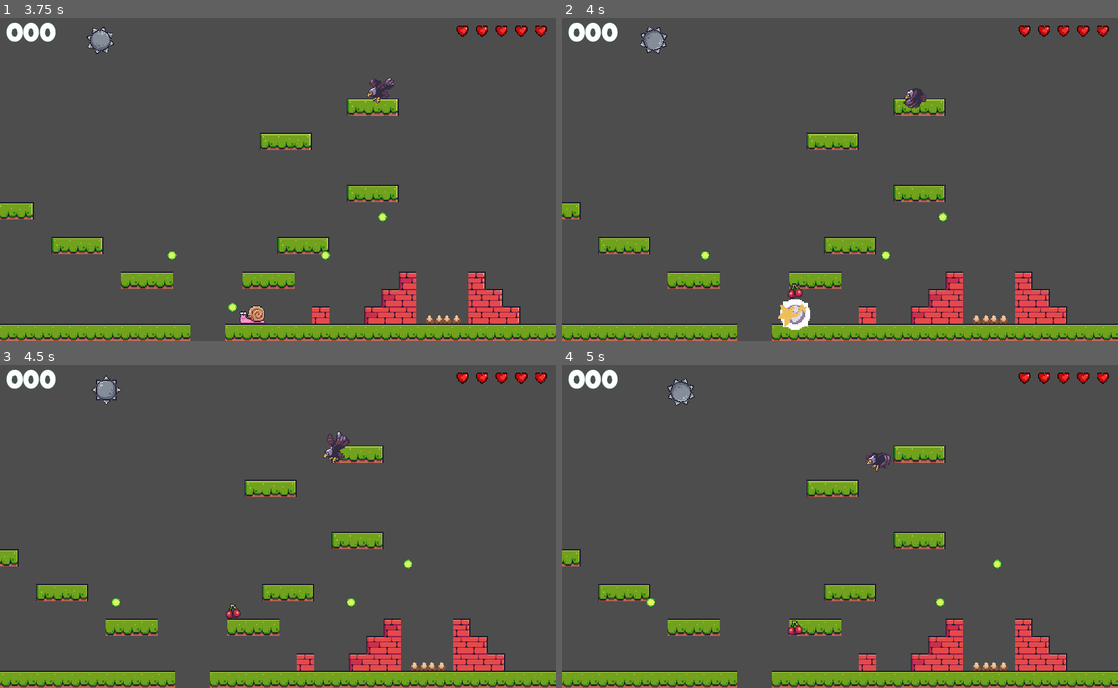
Above: before the commit, frames 1-4 (two rows, left to right).
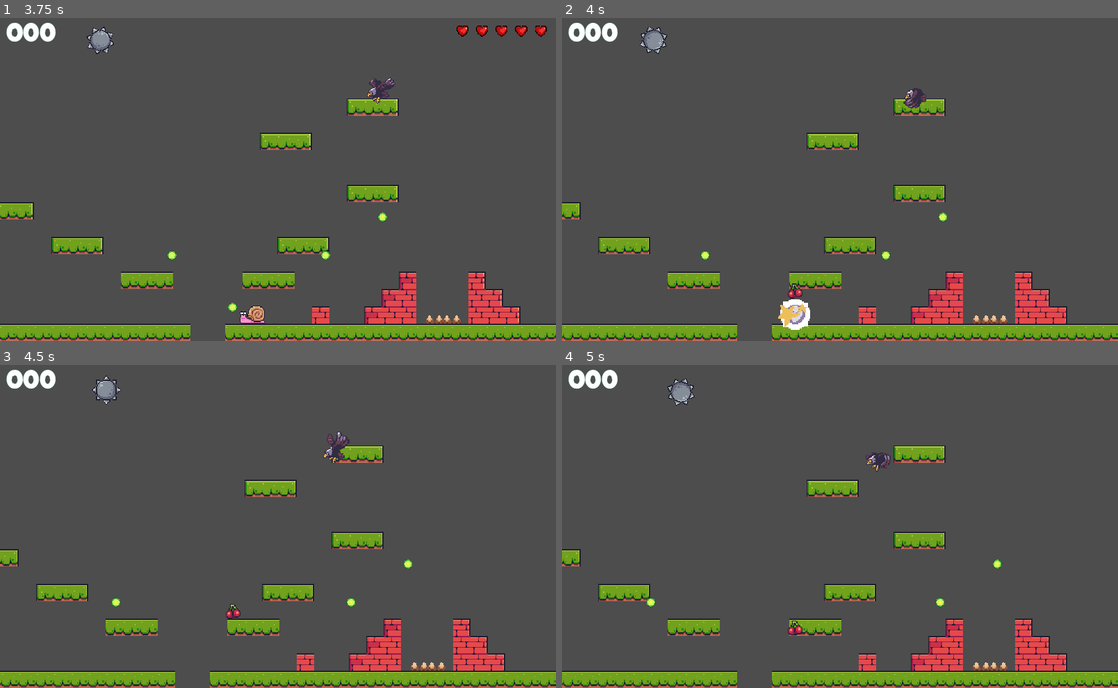
Above: after the commit, the same moments.

Repository: jaerrib/learning-godot
Game: Godot game, scene res://scenes/level_base/level_base.tscn
The game is run twice, just before and just after one commit, with the same random seed, the same clock (stepped at 60 frames per second) and the same inputs.
Inputs:
- Up to frame 1 (3.75 s): hold D (right) 0.53-2.03 s; tap E (shoot) every 0.75 s from 0.6 to 3.6 s; tap Space (jump) at 0.77, 1.52, 3.02 s; hold A (left) 2.03-2.78 s; hold D (right) from 2.78 s (still down)
- Up to frame 2 (4 s): keep holding D (right); tap Space (jump) at 3.77 s
- Up to frame 3 (4.5 s): release D (right) at 4.28 s; hold A (left) from 4.28 s (still down); tap E (shoot) at 4.35 s
- Up to frame 4 (5 s): keep holding A (left); tap Space (jump) at 4.52 s

Frame 1 is identical in both runs. In frame 2, 0.3% of the frame differs, in the area x 82-99%, y 2-6%; in frame 3, 0.3%; in frame 4, 0.3%.

Commit message:
Add updating of player health on the HUD

Diff:
--- /dev/null
+++ b/foxy-antics/scenes/hud/hud.gd
@@ -0,0 +1,23 @@
+extends Control
+
+
+@onready var score_label: Label = $MC/HB/ScoreLabel
+@onready var hb_hearts: HBoxContainer = $MC/HB/HBHearts
+@onready var color_rect: ColorRect = $ColorRect
+@onready var vb_level_complete: VBoxContainer = $ColorRect/VBLevelComplete
+@onready var vb_game_over: VBoxContainer = $ColorRect/VBGameOver
+
+
+var _hearts: Array
+
+
+# Called when the node enters the scene tree for the first time.
+func _ready() -> void:
+	_hearts = hb_hearts.get_children()
+	SignalManager.on_player_hit.connect(on_player_hit)
+	SignalManager.on_level_started.connect(on_player_hit)
+
+
+func on_player_hit(lives: int) -> void:
+	for life in range(_hearts.size()):
+		_hearts[life].visible = lives > life
--- a/foxy-antics/scenes/hud/hud.tscn
+++ b/foxy-antics/scenes/hud/hud.tscn
@@ -1,5 +1,6 @@
-[gd_scene load_steps=5 format=3 uid="uid://blurjakhm50k8"]
+[gd_scene load_steps=6 format=3 uid="uid://blurjakhm50k8"]
 
+[ext_resource type="Script" path="res://scenes/hud/hud.gd" id="1_2ykxv"]
 [ext_resource type="LabelSettings" uid="uid://c57087kb6t0iv" path="res://assets/LG_white_48.tres" id="1_dco2d"]
 [ext_resource type="Texture2D" uid="uid://bdql1qx6vjd0u" path="res://assets/items/pixel heart 2.png" id="2_ih46j"]
 [ext_resource type="LabelSettings" uid="uid://b2dyrr3deoxuq" path="res://assets/LG_blue_64.tres" id="3_tgjrk"]
@@ -12,6 +13,7 @@
 anchor_bottom = 1.0
 grow_horizontal = 2
 grow_vertical = 2
+script = ExtResource("1_2ykxv")
 
 [node name="MC" type="MarginContainer" parent="."]
 layout_mode = 1
--- a/foxy-antics/scenes/player/player.gd
+++ b/foxy-antics/scenes/player/player.gd
@@ -34,8 +34,11 @@
 
 # Called when the node enters the scene tree for the first time.
 func _ready() -> void:
-	pass # Replace with function body.
+	call_deferred("late_setup")
 
+
+func late_setup() -> void:
+	SignalManager.on_level_started.emit(_lives)
 
 # Called every frame. 'delta' is the elapsed time since the previous frame.
 func _physics_process(delta: float) -> void:
--- a/foxy-antics/singletons/signal_manager.gd
+++ b/foxy-antics/singletons/signal_manager.gd
@@ -19,3 +19,4 @@
 signal on_pickup_hit(points: int)
 signal on_game_over
 signal on_player_hit(lives: int)
+signal on_level_started(lives: int)
